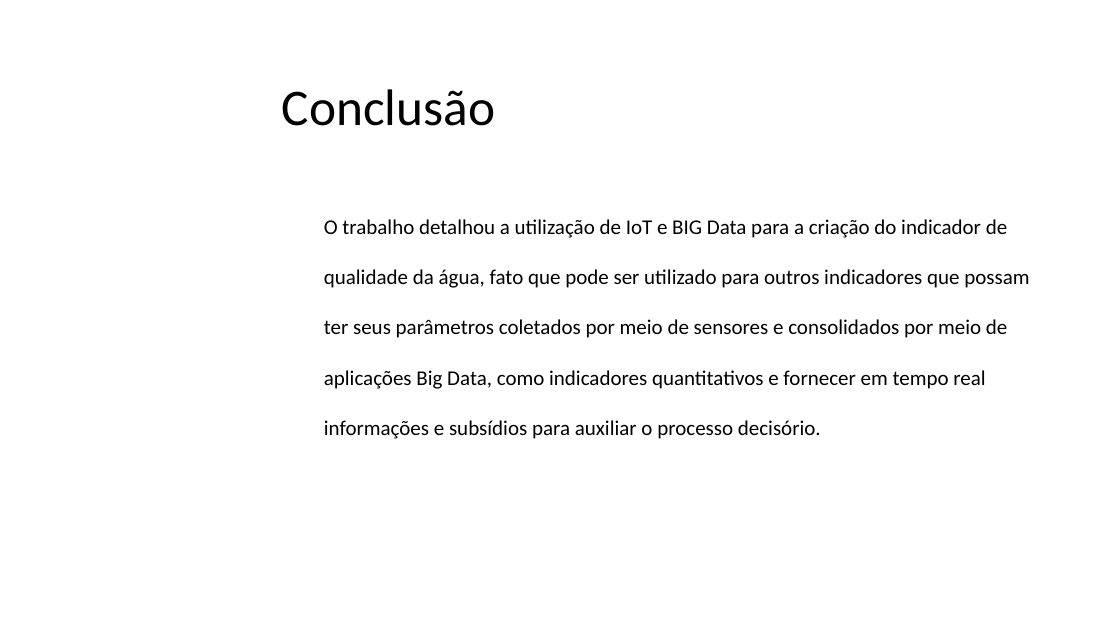
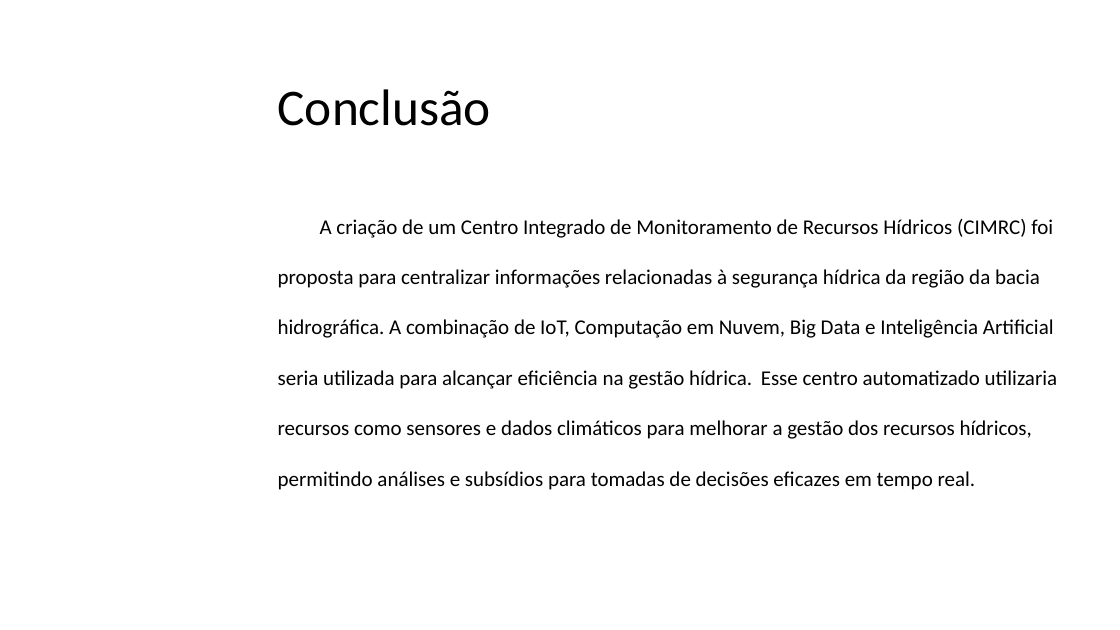
Before and after one commit to emiliobiasi/IniciacaoCientifica, a slide deck: slide 17 of RELATÓRIO FINAL E RESUMO/Emílio-apresentação_IC_IT .pptx (slide 16 before the commit). Drawn at 1120x630 pixels with LibreOffice and Linux fonts; fonts in the diff are those of the drawing; background and template pictures are left out. Boxes give left, top, right and bottom in pixels: in the first picture for what was removed or moved away, otherwise in the second. Text is boxed around its words. In the diff, an @@ line names an element or a change of style, - is before the commit and + after.

```diff
--- a/RELATÓRIO FINAL E RESUMO/Emílio-apresentação_IC_IT .pptx
+++ b/RELATÓRIO FINAL E RESUMO/Emílio-apresentação_IC_IT .pptx
@@ title "Conclusão": place and size @@
-title "Conclusão" at (282, 89, 495, 126)
+title "Conclusão" at (278, 89, 491, 126)
@@ text at (278, 219, 1057, 490): text changed @@
-O trabalho detalhou a utilização de IoT e BIG Data para a criação do indicador de qualidade da água, fato que pode ser utilizado para outros indicadores que possam ter seus parâmetros coletados por meio de sensores e consolidados por meio de aplicações Big Data, como indicadores quantitativos e fornecer em tempo real informações e subsídios para auxiliar o processo decisório.
+A criação de um Centro Integrado de Monitoramento de Recursos Hídricos (CIMRC) foi proposta para centralizar informações relacionadas à segurança hídrica da região da bacia hidrográfica. A combinação de IoT, Computação em Nuvem, Big Data e Inteligência Artificial seria utilizada para alcançar eficiência na gestão hídrica. Esse centro automatizado utilizaria recursos como sensores e dados climáticos para melhorar a gestão dos recursos hídricos, permitindo análises e subsídios para tomadas de decisões eficazes em tempo real.
```
Also in this commit, not shown: 6 other slides changed, 15 slides added, 18 slides removed, 1 other file.
